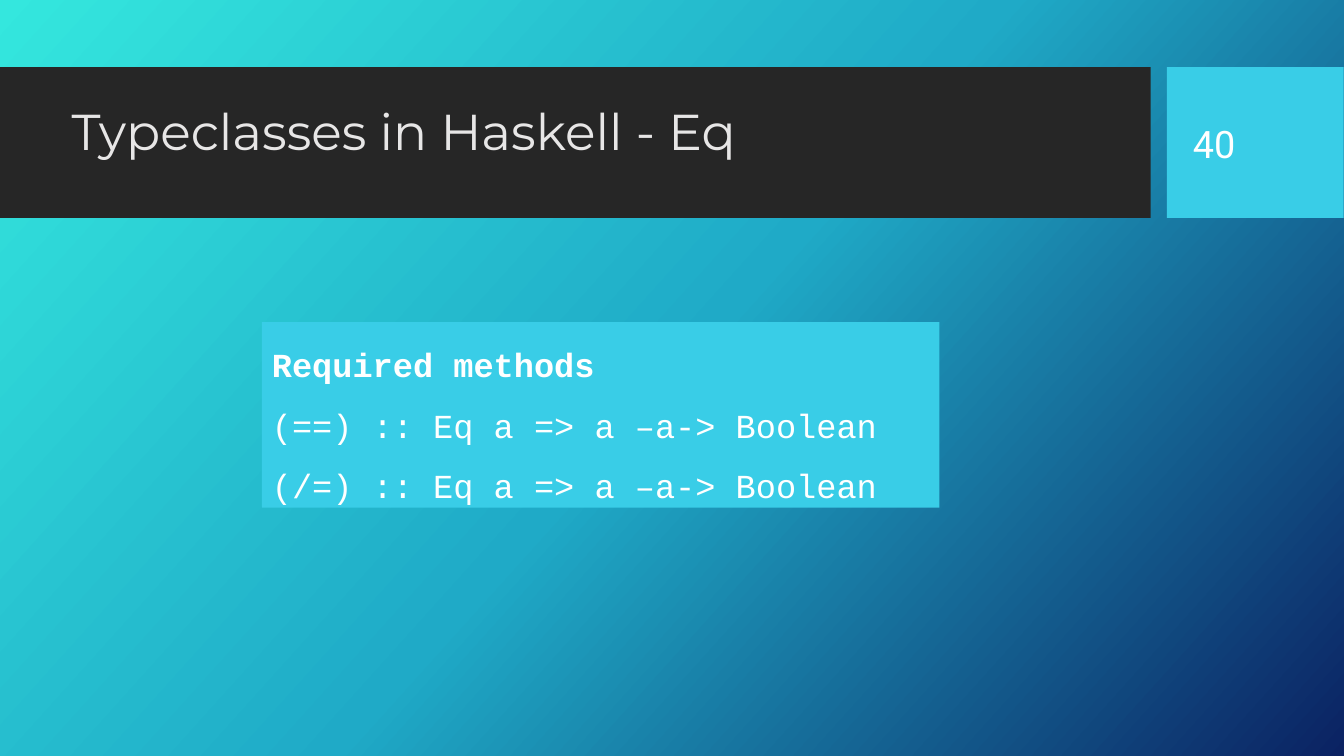
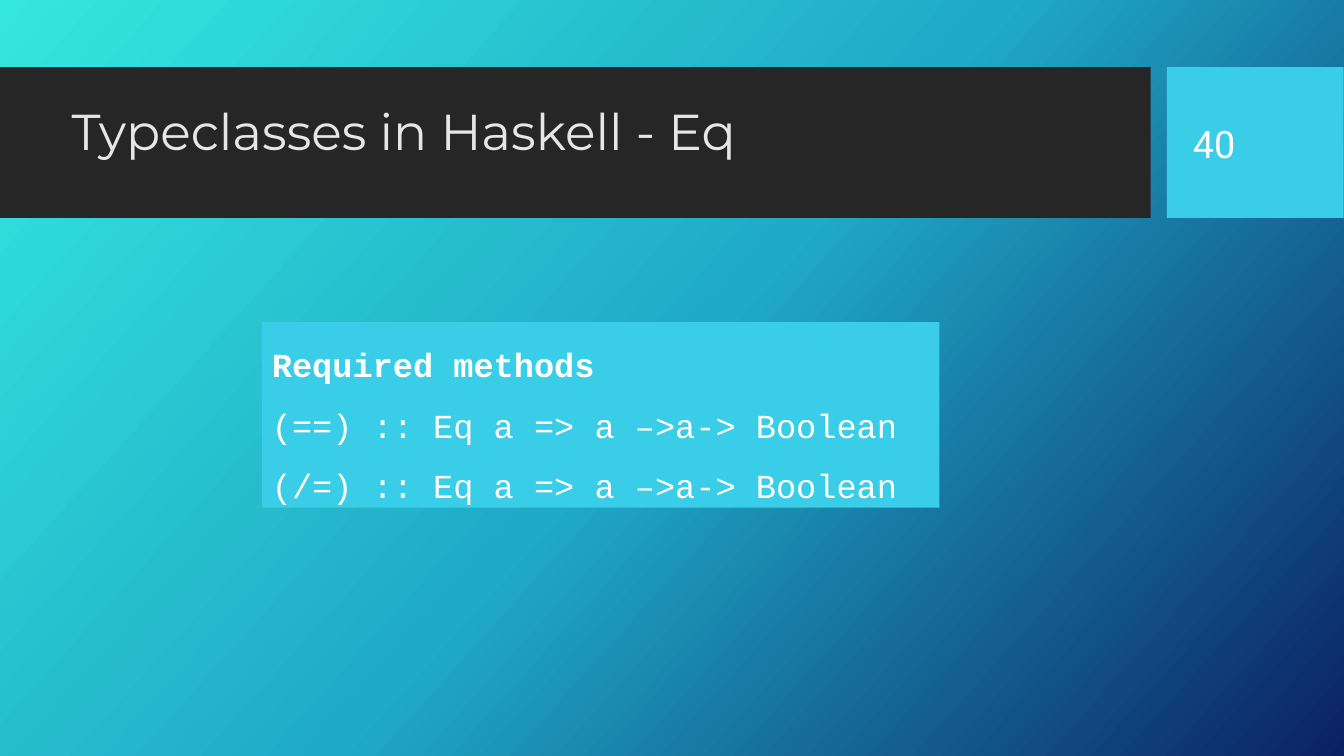
Before and after one commit to Fun-Prog-26/fun-prog-26, a slide deck: slide 41 of topic10-declaring-types-and-classes/unit-10a-lectures/talk-1/a-type-decl.pptx. Drawn at 1344x756 pixels with LibreOffice and Linux fonts; fonts in the diff are those of the drawing; background and template pictures are left out. Boxes give left, top, right and bottom in pixels: in the first picture for what was removed or moved away, otherwise in the second. Text is boxed around its words. In the diff, an @@ line names an element or a change of style, - is before the commit and + after.

```diff
--- a/topic10-declaring-types-and-classes/unit-10a-lectures/talk-1/a-type-decl.pptx
+++ b/topic10-declaring-types-and-classes/unit-10a-lectures/talk-1/a-type-decl.pptx
@@ text in rectangle at (433,413,897,505): text changed @@
-(==) :: Eq a => a –a-> Boolean
-(/=) :: Eq a => a –a-> Boolean
+(==) :: Eq a => a –>a-> Boolean
+(/=) :: Eq a => a –>a-> Boolean
```
Also in this commit, not shown: 6 other files.
